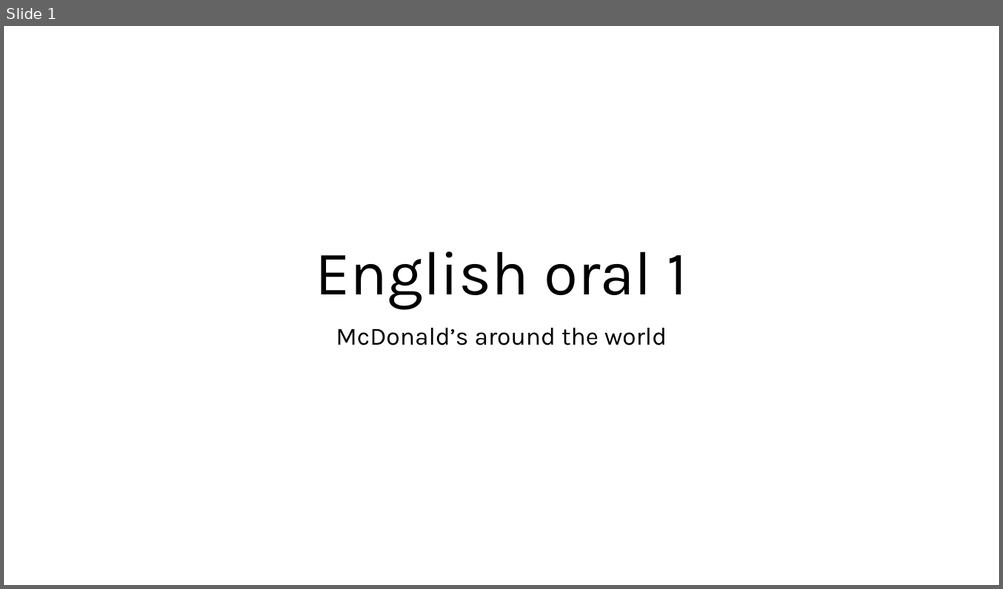
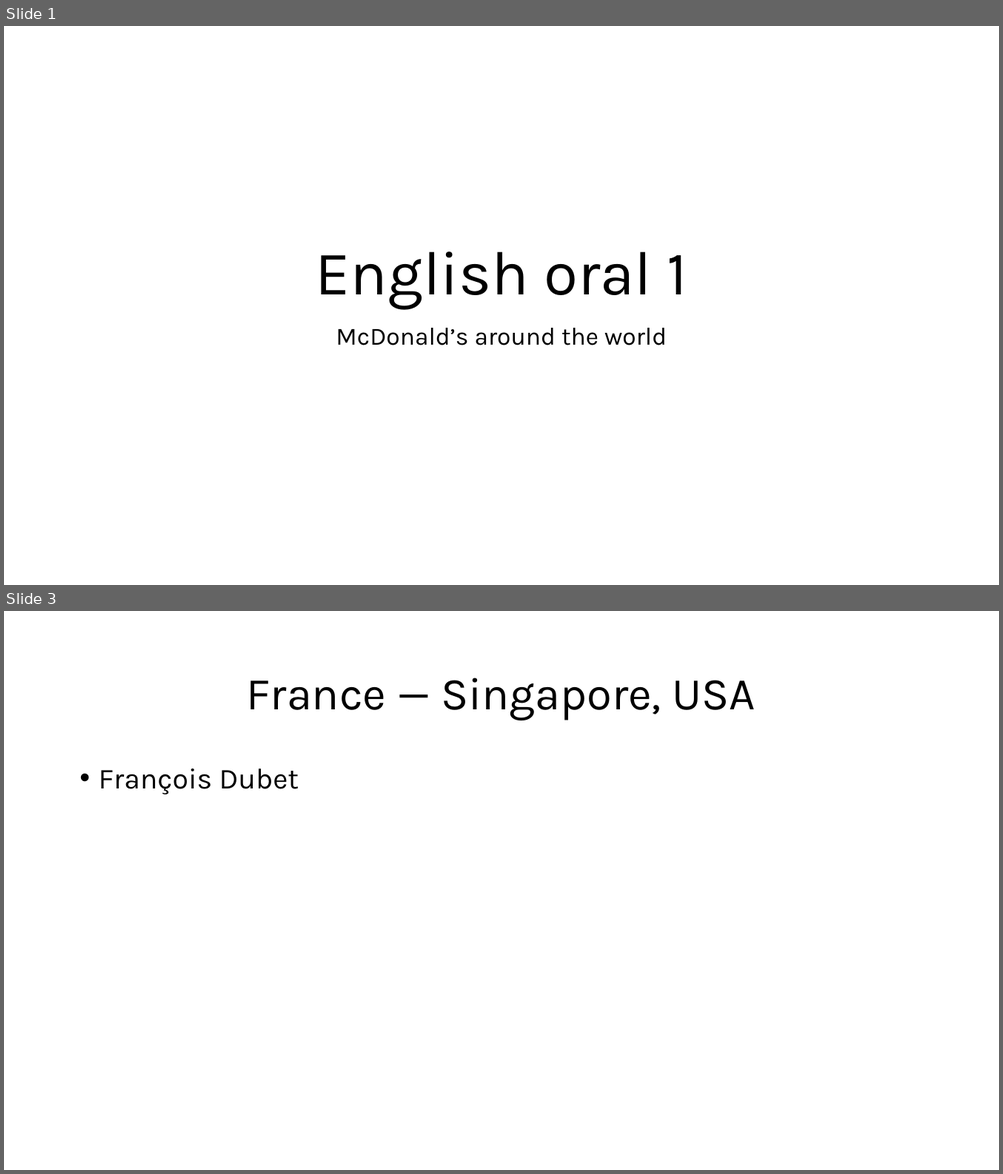
Before and after one commit to Scortail/AnglaisAd, a slide deck: slides.pptx. Shown one above the other, each under a label of ours: slide 1 before the commit, slides 1 and 3 after it; the slides between them are not shown. The pictures are 1003x589 and 1003x1174 pixels, drawn with LibreOffice and Linux fonts; fonts in the diff are those of the drawing. Boxes give left, top, right and bottom in pixels: in the first picture for what was removed or moved away, otherwise in the second. Text is boxed around its words. In the diff, an @@ line names an element or a change of style, - is before the commit and + after.

```diff
--- a/slides.pptx
+++ b/slides.pptx
@@ slide 3 added at [4,611,999,1170], background #FFFFFF @@
@@ title added at [247,678,755,721], 44 pt, text #000000 @@
+France — Singapore, USA
@@ text added at [99,769,299,795], 28 pt, text #000000 @@
+• François Dubet
```
Also in this commit, not shown: 3 slides changed, 5 slides removed, 2 other files.
